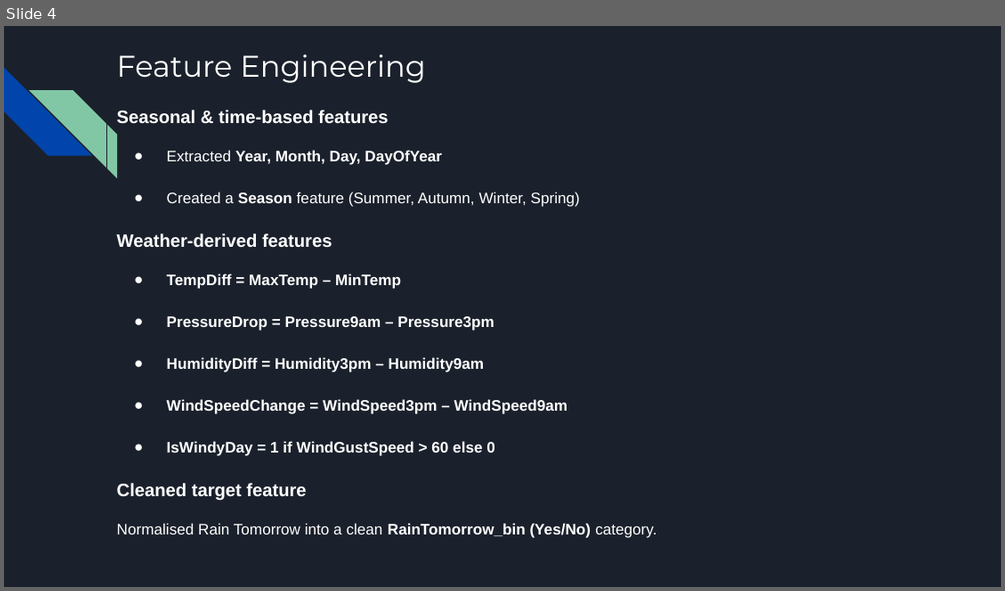
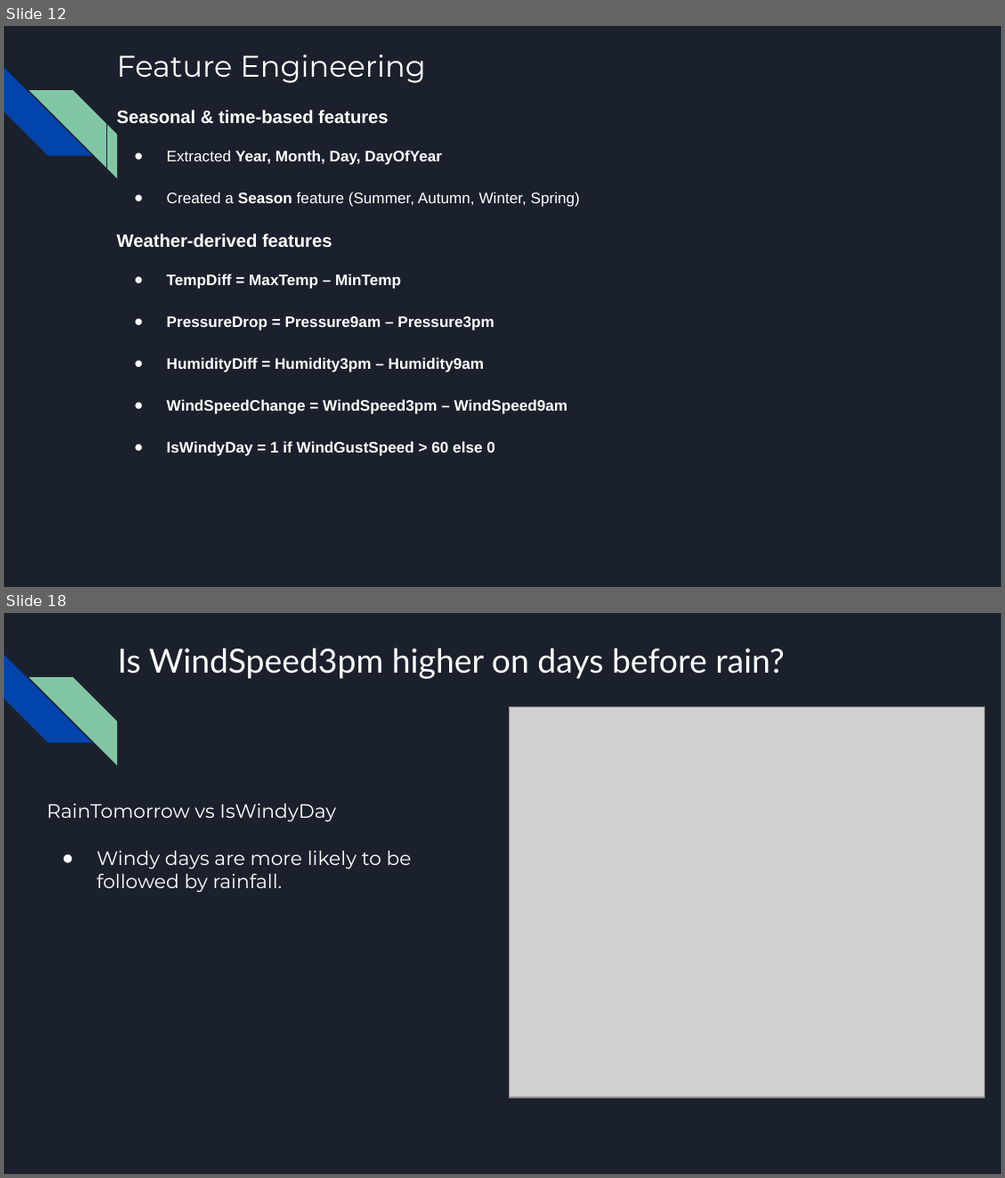
Before and after one commit to OmarEssam-20/weather-aus, a slide deck: WeatherAUS.pptx. Shown one above the other, each under a label of ours: slide 4 before the commit, slides 12 and 18 after it; the slides between them are not shown. The pictures are 1005x591 and 1005x1178 pixels, drawn with LibreOffice and Linux fonts; fonts in the diff are those of the drawing; grey boxes stand for pictures. Boxes give left, top, right and bottom in pixels: in the first picture for what was removed or moved away, otherwise in the second. Text is boxed around its words. In the diff, an @@ line names an element or a change of style, - is before the commit and + after.

```diff
--- a/WeatherAUS.pptx
+++ b/WeatherAUS.pptx
@@ slide 18 added at (4,613,1001,1174), background #1B212C; not listed: 2 template elements that a slide beside it also shows @@
@@ text added at (118,648,784,679), 24 pt, text #FFFFFF @@
+Is WindSpeed3pm higher on days before rain?
@@ picture added at (510,706,985,1097) @@
@@ title added at (47,803,412,892), 14 pt, text #FFFFFF @@
+RainTomorrow vs IsWindyDay
+● Windy days are more likely to be followed by rainfall.
@@ what was slide 4 is now slide 12 @@
@@ slide 12 changed as well @@
@@ text at (117,483,656,538): paragraphs removed @@
-Cleaned target feature
-Normalised Rain Tomorrow into a clean RainTomorrow_bin (Yes/No) category.
```
Also in this commit, not shown: 2 other slides changed, 24 other slides added, 3 slides removed.
